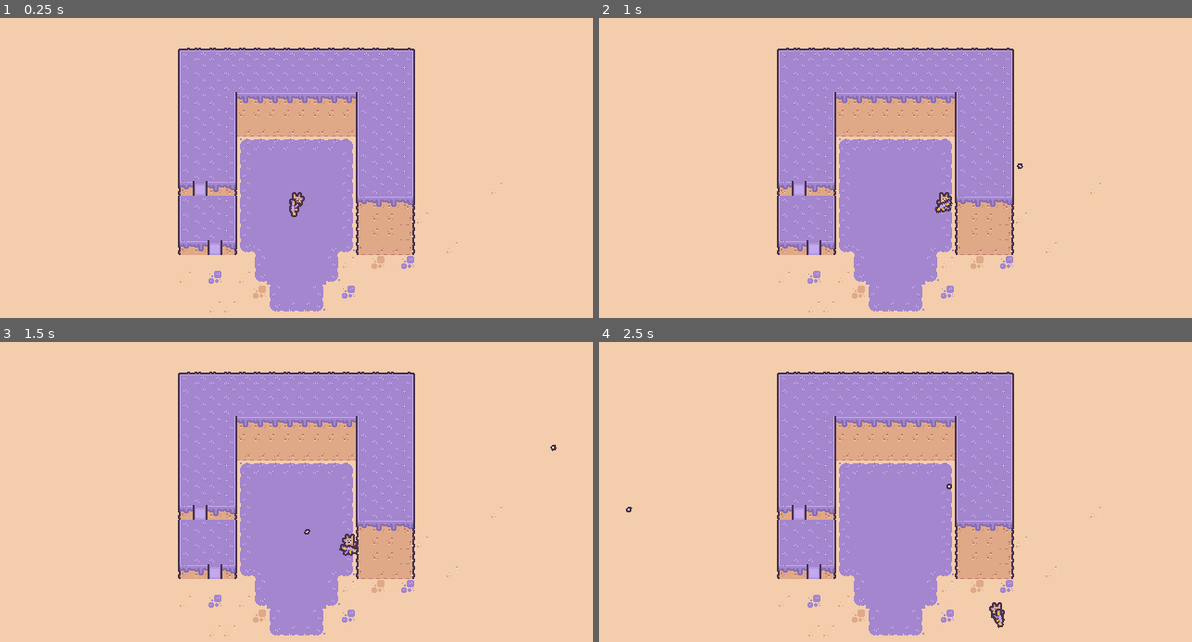
Above: before the commit, frames 1-4 (two rows, left to right).
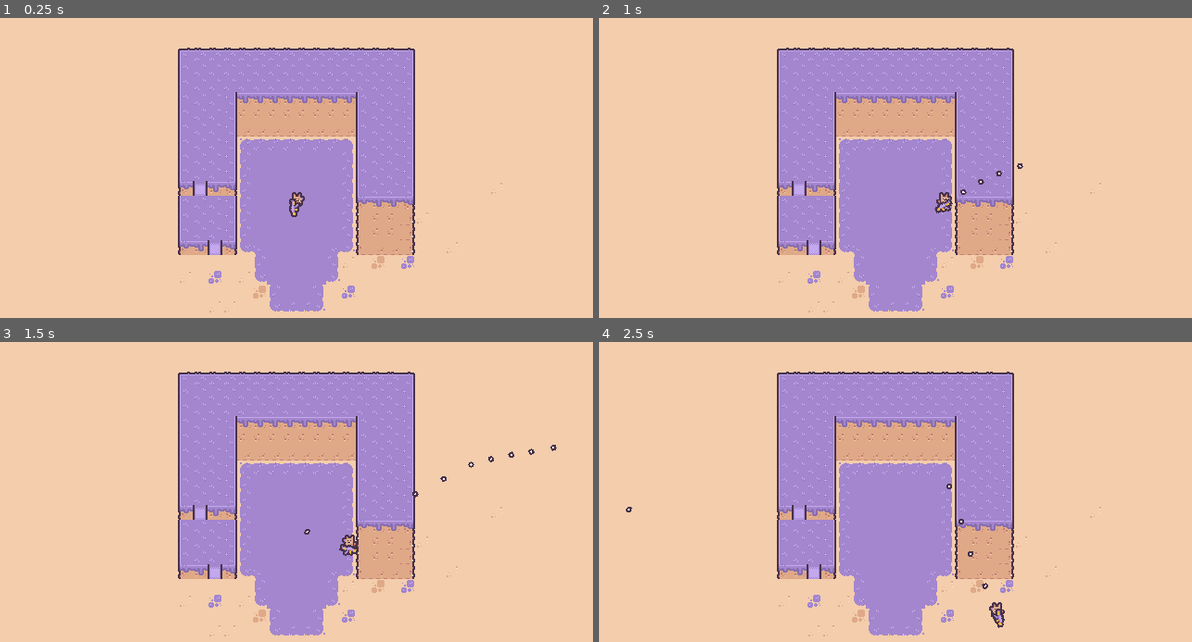
Above: after the commit, the same moments.

Repository: Razaann/Treepocalypse
Game: Godot game, scene res://Player/Player Scene/test_debug_player.tscn
Two runs of this game, one before a commit and one after it. Both use one fixed random seed, a clock stepped at 60 frames per second and the inputs below.
Inputs (mouse positions are in pixels of both pictures, inside the frame that each line leads up to):
- Up to frame 1 (0.25 s): no input
- Up to frame 2 (1 s): tap Enter at 0.5 s; move the mouse to (1025, 168) at 0.52 s; press the mouse at (1025, 168) at 0.53 s; hold D (move_right) from 0.53 s (still down)
- Up to frame 3 (1.5 s): move the mouse to (177, 525) at 1.27 s; release D (move_right) at 1.28 s; release the mouse at (177, 525) at 1.28 s; hold S (move_down) from 1.28 s (still down); click (177, 525) at 1.35 s
- Up to frame 4 (2.5 s): move the mouse to (954, 435) at 2.02 s; release S (move_down) at 2.03 s; press the mouse at (954, 435) at 2.03 s; hold D (move_right) from 2.03 s (still down)

Frame 1 is identical in both runs. In frame 2, less than 0.1% of the frame differs, in the area x 56-68%, y 50-63%; in frame 3, less than 0.1%, in the area x 58-91%, y 35-66%; in frame 4, less than 0.1%.

Commit message:
Add enemy larva, SFX, and refactor gun shooting
Add new enemy resources and player audio/animation updates: add enemy tilemap asset and import settings, plus an enemy_larva.tscn with atlas-based sprites and collision. Add Shooting_SFX.ogg and its import. Extract player sprite frames to PlayerSpriteFrames.tres and attach an AnimationPlayer to the player scene for idle scaling. Update gun.tscn to use the new local shooting SFX and increase volume. Refactor gun.gd to introduce a shoot() method with a short cooldown (prevents spamming) and switch input handling to support holding the shoot action. Also update an import UID in the existing tilemap import file.

Diff:
--- /dev/null
+++ b/Enemies/Enemies Scene/enemy_larva.tscn
@@ -0,0 +1,65 @@
+[gd_scene format=3 uid="uid://brq6kux5mgdmg"]
+
+[ext_resource type="Texture2D" uid="uid://udipuncfkg6n" path="res://Enemies/Enemies Asset/tilemap_packed.png" id="1_dwhjg"]
+
+[sub_resource type="AtlasTexture" id="AtlasTexture_fu1cs"]
+atlas = ExtResource("1_dwhjg")
+region = Rect2(72, 0, 24, 24)
+
+[sub_resource type="AtlasTexture" id="AtlasTexture_b80ig"]
+atlas = ExtResource("1_dwhjg")
+region = Rect2(0, 0, 24, 24)
+
+[sub_resource type="AtlasTexture" id="AtlasTexture_dwhjg"]
+atlas = ExtResource("1_dwhjg")
+region = Rect2(0, 0, 24, 24)
+
+[sub_resource type="AtlasTexture" id="AtlasTexture_lyvgn"]
+atlas = ExtResource("1_dwhjg")
+region = Rect2(24, 0, 24, 24)
+
+[sub_resource type="SpriteFrames" id="SpriteFrames_xch33"]
+animations = [{
+"frames": [{
+"duration": 1.0,
+"texture": SubResource("AtlasTexture_fu1cs")
+}],
+"loop": true,
+"name": &"death",
+"speed": 5.0
+}, {
+"frames": [{
+"duration": 1.0,
+"texture": SubResource("AtlasTexture_b80ig")
+}],
+"loop": true,
+"name": &"idle",
+"speed": 5.0
+}, {
+"frames": [{
+"duration": 1.0,
+"texture": SubResource("AtlasTexture_dwhjg")
+}, {
+"duration": 1.0,
+"texture": SubResource("AtlasTexture_lyvgn")
+}],
+"loop": true,
+"name": &"walk",
+"speed": 2.0
+}]
+
+[sub_resource type="CapsuleShape2D" id="CapsuleShape2D_lyvgn"]
+radius = 6.0
+height = 20.0
+
+[node name="enemyLarva" type="CharacterBody2D" unique_id=541671175]
+
+[node name="LarvaSprite" type="AnimatedSprite2D" parent="." unique_id=1722901717]
+sprite_frames = SubResource("SpriteFrames_xch33")
+animation = &"death"
+autoplay = "idle"
+
+[node name="CollisionShape2D" type="CollisionShape2D" parent="." unique_id=1511699386]
+position = Vector2(0, 6)
+rotation = 1.5707964
+shape = SubResource("CapsuleShape2D_lyvgn")
--- /dev/null
+++ b/Player/Player Scene/PlayerSpriteFrames.tres
@@ -0,0 +1,37 @@
+[gd_resource type="SpriteFrames" format=3 uid="uid://8fwbkmmx441f"]
+
+[ext_resource type="Texture2D" uid="uid://b1tik8vrsmffb" path="res://Player/Player Assets/Tilemap/tilemap_packed.png" id="1_c7mh5"]
+
+[sub_resource type="AtlasTexture" id="AtlasTexture_m045i"]
+atlas = ExtResource("1_c7mh5")
+region = Rect2(0, 0, 24, 24)
+
+[sub_resource type="AtlasTexture" id="AtlasTexture_ndwia"]
+atlas = ExtResource("1_c7mh5")
+region = Rect2(0, 0, 24, 24)
+
+[sub_resource type="AtlasTexture" id="AtlasTexture_hift2"]
+atlas = ExtResource("1_c7mh5")
+region = Rect2(24, 0, 24, 24)
+
+[resource]
+animations = [{
+"frames": [{
+"duration": 1.0,
+"texture": SubResource("AtlasTexture_m045i")
+}],
+"loop": true,
+"name": &"idle",
+"speed": 5.0
+}, {
+"frames": [{
+"duration": 1.0,
+"texture": SubResource("AtlasTexture_ndwia")
+}, {
+"duration": 1.0,
+"texture": SubResource("AtlasTexture_hift2")
+}],
+"loop": true,
+"name": &"walk",
+"speed": 6.0
+}]
--- a/Player/Player Scene/gun.tscn
+++ b/Player/Player Scene/gun.tscn
@@ -2,7 +2,7 @@
 
 [ext_resource type="Script" uid="uid://jmrvjp07vfyq" path="res://Player/Player Scripts/gun.gd" id="1_gvirn"]
 [ext_resource type="Texture2D" uid="uid://0ktwbqfvwaiy" path="res://Player/Player Assets/Tilemap/weapons_tilemap_packed.png" id="1_qy4jw"]
-[ext_resource type="AudioStream" uid="uid://bn46g4moqgvk5" path="res://kenney_desert-shooter-pack_1.0/Sounds/shoot-g.ogg" id="3_2phu2"]
+[ext_resource type="AudioStream" uid="uid://dfukcavmsdtuo" path="res://Player/Player Assets/Sound/Shooting_SFX.ogg" id="3_2phu2"]
 
 [node name="gun" type="Node2D" unique_id=754929612]
 script = ExtResource("1_gvirn")
@@ -15,7 +15,7 @@
 
 [node name="Shoot_Sfx" type="AudioStreamPlayer2D" parent="." unique_id=2110209091]
 stream = ExtResource("3_2phu2")
-volume_db = -20.0
+volume_db = -10.0
 
 [node name="Muzzle" type="Marker2D" parent="." unique_id=53190740]
 position = Vector2(12, -4)
--- a/Player/Player Scene/player.tscn
+++ b/Player/Player Scene/player.tscn
@@ -1,51 +1,54 @@
 [gd_scene format=3 uid="uid://cs7sty3mwa3on"]
 
-[ext_resource type="Texture2D" uid="uid://b1tik8vrsmffb" path="res://Player/Player Assets/Tilemap/tilemap_packed.png" id="1_m045i"]
 [ext_resource type="Script" uid="uid://gaqd421jvkn4" path="res://Player/Player Scripts/player.gd" id="1_ndwia"]
+[ext_resource type="SpriteFrames" uid="uid://8fwbkmmx441f" path="res://Player/Player Scene/PlayerSpriteFrames.tres" id="2_hift2"]
 [ext_resource type="PackedScene" uid="uid://23te33quhv57" path="res://Player/Player Scene/gun.tscn" id="3_hift2"]
-
-[sub_resource type="AtlasTexture" id="AtlasTexture_m045i"]
-atlas = ExtResource("1_m045i")
-region = Rect2(0, 0, 24, 24)
-
-[sub_resource type="AtlasTexture" id="AtlasTexture_ndwia"]
-atlas = ExtResource("1_m045i")
-region = Rect2(0, 0, 24, 24)
-
-[sub_resource type="AtlasTexture" id="AtlasTexture_hift2"]
-atlas = ExtResource("1_m045i")
-region = Rect2(24, 0, 24, 24)
-
-[sub_resource type="SpriteFrames" id="SpriteFrames_ndwia"]
-animations = [{
-"frames": [{
-"duration": 1.0,
-"texture": SubResource("AtlasTexture_m045i")
-}],
-"loop": true,
-"name": &"idle",
-"speed": 5.0
-}, {
-"frames": [{
-"duration": 1.0,
-"texture": SubResource("AtlasTexture_ndwia")
-}, {
-"duration": 1.0,
-"texture": SubResource("AtlasTexture_hift2")
-}],
-"loop": true,
-"name": &"walk",
-"speed": 6.0
-}]
 
 [sub_resource type="CircleShape2D" id="CircleShape2D_ndwia"]
 radius = 6.0
+
+[sub_resource type="Animation" id="Animation_hift2"]
+length = 0.001
+tracks/0/type = "value"
+tracks/0/imported = false
+tracks/0/enabled = true
+tracks/0/path = NodePath("PlayerSprite:scale")
+tracks/0/interp = 1
+tracks/0/loop_wrap = true
+tracks/0/keys = {
+"times": PackedFloat32Array(0),
+"transitions": PackedFloat32Array(1),
+"update": 0,
+"values": [Vector2(1, 1)]
+}
+
+[sub_resource type="Animation" id="Animation_xl5ue"]
+resource_name = "idle"
+loop_mode = 2
+tracks/0/type = "value"
+tracks/0/imported = false
+tracks/0/enabled = true
+tracks/0/path = NodePath("PlayerSprite:scale")
+tracks/0/interp = 1
+tracks/0/loop_wrap = true
+tracks/0/keys = {
+"times": PackedFloat32Array(0, 1),
+"transitions": PackedFloat32Array(1, 1),
+"update": 0,
+"values": [Vector2(1, 1), Vector2(1, 0.9)]
+}
+
+[sub_resource type="AnimationLibrary" id="AnimationLibrary_1meth"]
+_data = {
+&"RESET": SubResource("Animation_hift2"),
+&"idle": SubResource("Animation_xl5ue")
+}
 
 [node name="Player" type="CharacterBody2D" unique_id=106416881]
 script = ExtResource("1_ndwia")
 
 [node name="PlayerSprite" type="AnimatedSprite2D" parent="." unique_id=181972778]
-sprite_frames = SubResource("SpriteFrames_ndwia")
+sprite_frames = ExtResource("2_hift2")
 animation = &"walk"
 autoplay = "idle"
 frame_progress = 0.19057356
@@ -56,3 +59,7 @@
 
 [node name="gun" parent="." unique_id=754929612 instance=ExtResource("3_hift2")]
 position = Vector2(0, 15)
+
+[node name="AnimationPlayer" type="AnimationPlayer" parent="." unique_id=1507025404]
+libraries/ = SubResource("AnimationLibrary_1meth")
+autoplay = &"idle"
--- a/Player/Player Scripts/gun.gd
+++ b/Player/Player Scripts/gun.gd
@@ -1,13 +1,15 @@
 extends Node2D
 
-
-# Called when the node enters the scene tree for the first time.
-#func _ready() -> void:
-	#pass # Replace with function body.
+# STILL CONCEPT, TRY TO FIND A WAY TO MAKE IT INTO FSM
+# SO IT'S NOT GONNA BE SPAGHETTI
 
 const BULLET = preload("res://Player/Player Scene/bullet.tscn")
 @onready var muzzle: Marker2D = $Muzzle
 @onready var shoot_sfx: AudioStreamPlayer2D = $Shoot_Sfx
+
+# THERE'S PROBABLY A BETTER WAY TO HANDLE THIS (BENERIN)
+var can_shoot: bool = true
+var SHOOT_COOLDOWN: float = 0.1
 
 # Called every frame. 'delta' is the elapsed time since the previous frame.
 func _process(delta: float) -> void:
@@ -22,9 +24,15 @@
 	else:
 		scale.y = 1
 
-	if Input.is_action_just_pressed("shoot"):
-		var bullet_instance = BULLET.instantiate()
-		get_tree().root.add_child(bullet_instance)
-		shoot_sfx.play()
-		bullet_instance.global_position = muzzle.global_position
-		bullet_instance.rotation = rotation
+	if Input.is_action_pressed("shoot") and can_shoot:
+		shoot()
+
+func shoot():
+	can_shoot = false
+	var bullet_instance = BULLET.instantiate()
+	get_tree().root.add_child(bullet_instance)
+	shoot_sfx.play()
+	bullet_instance.global_position = muzzle.global_position
+	bullet_instance.rotation = rotation
+	await get_tree().create_timer(SHOOT_COOLDOWN).timeout
+	can_shoot = true
Binary file added: Enemies/Enemies Asset/tilemap_packed.png
Not shown, changed: Enemies/Enemies Asset/tilemap_packed.png.import
Not shown, added: Player/Player Assets/Sound/Shooting_SFX.ogg.import
Not shown, added: Player/Player Assets/Sound/Shooting_SFX.ogg
